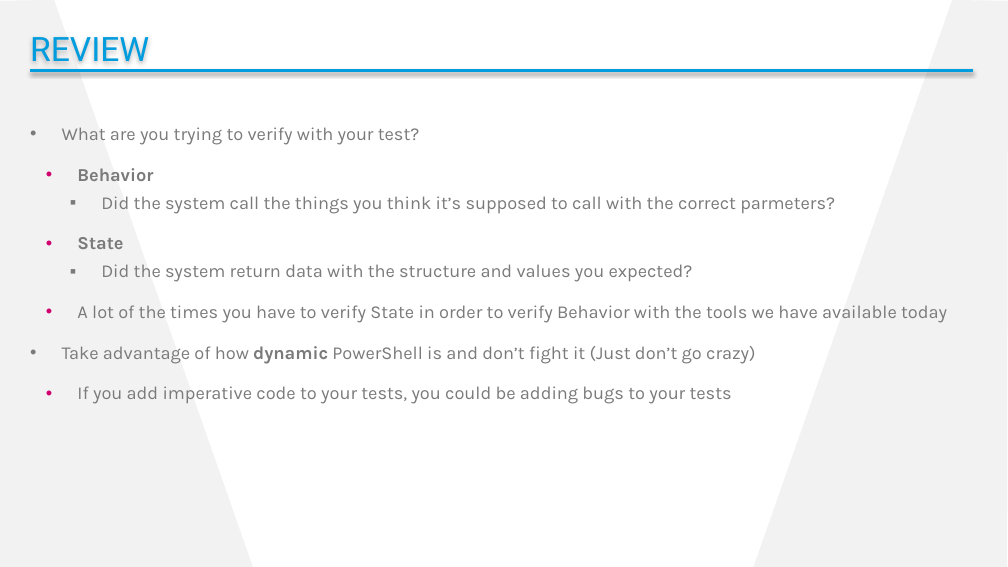
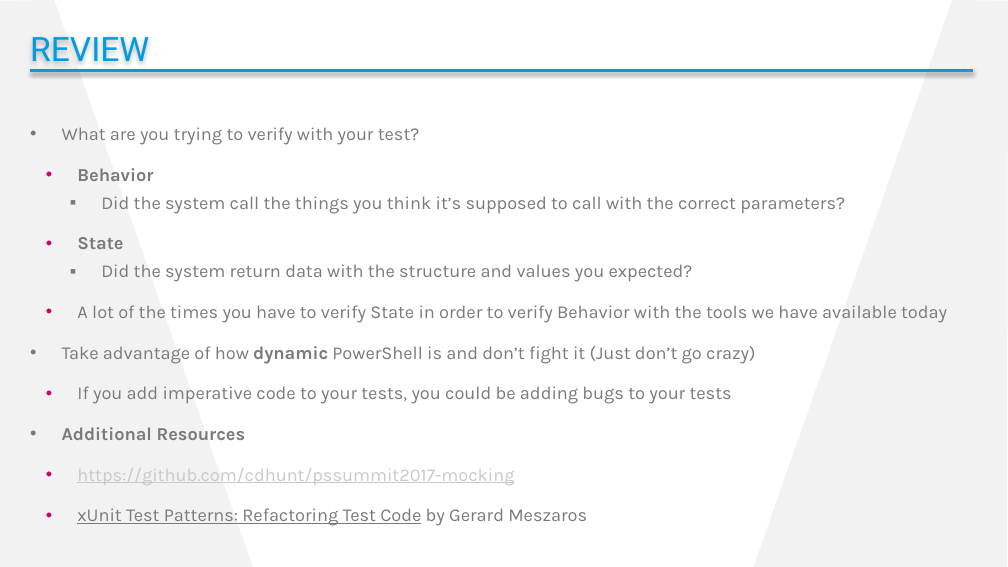
Before and after one commit to cdhunt/pssummit2017-mocking, a slide deck: slide 18 of Summit2017_Mocking.pptx. Drawn at 1008x567 pixels with LibreOffice and Linux fonts; fonts in the diff are those of the drawing; background and template pictures are left out. Boxes give left, top, right and bottom in pixels: in the first picture for what was removed or moved away, otherwise in the second. Text is boxed around its words. In the diff, an @@ line names an element or a change of style, - is before the commit and + after.

Commit message:
Add Additional Resources

```diff
--- a/Summit2017_Mocking.pptx
+++ b/Summit2017_Mocking.pptx
@@ text at bbox=[101, 196, 845, 214]: text changed @@
-    ▪ Did the system call the things you think it’s supposed to call with the correct parmeters?
+    ▪ Did the system call the things you think it’s supposed to call with the correct parameters?
@@ text at bbox=[62, 427, 587, 526]: paragraphs added @@
+• Additional Resources
+  • https://github.com/cdhunt/pssummit2017-mocking
+  • xUnit Test Patterns: Refactoring Test Code by Gerard Meszaros
```
